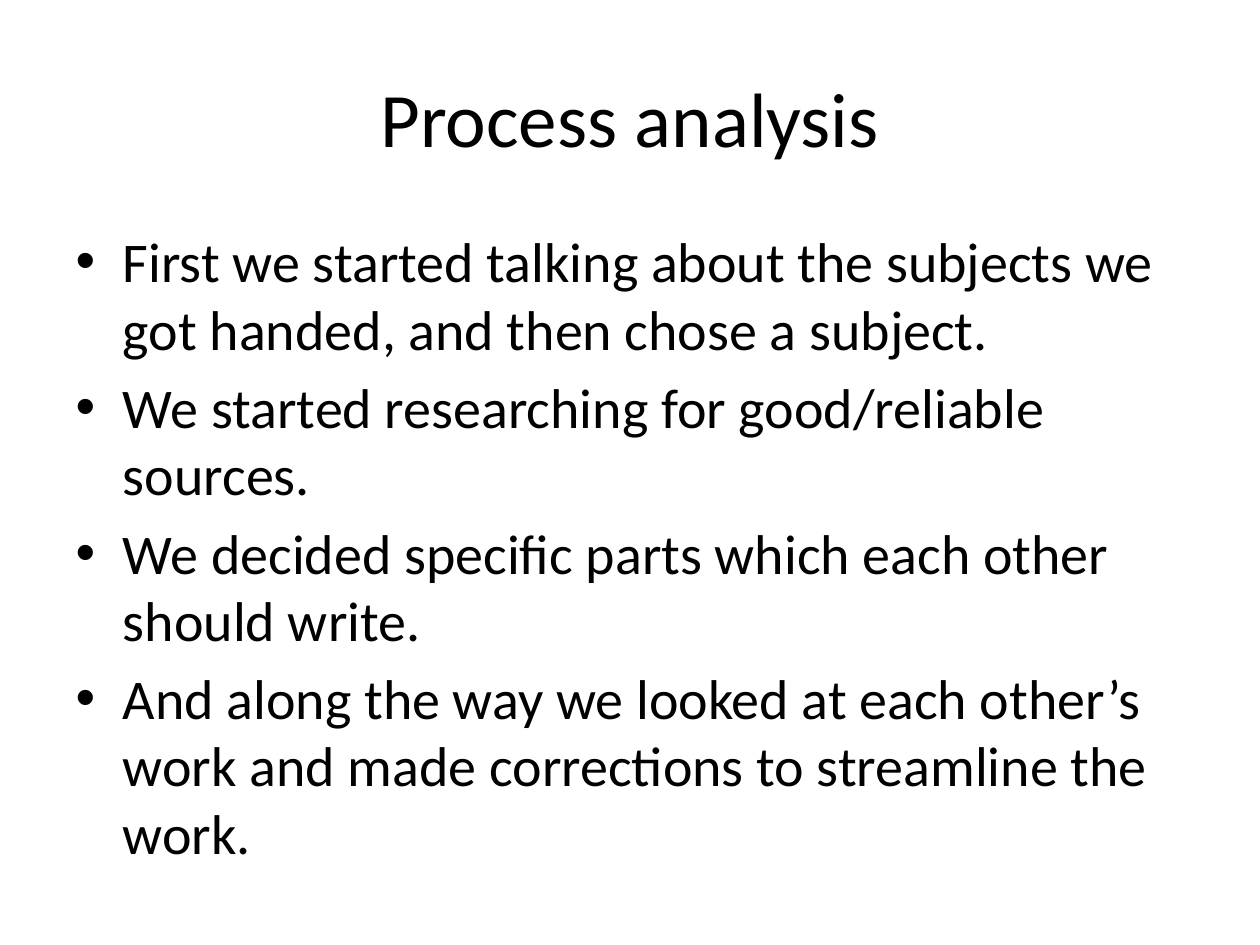
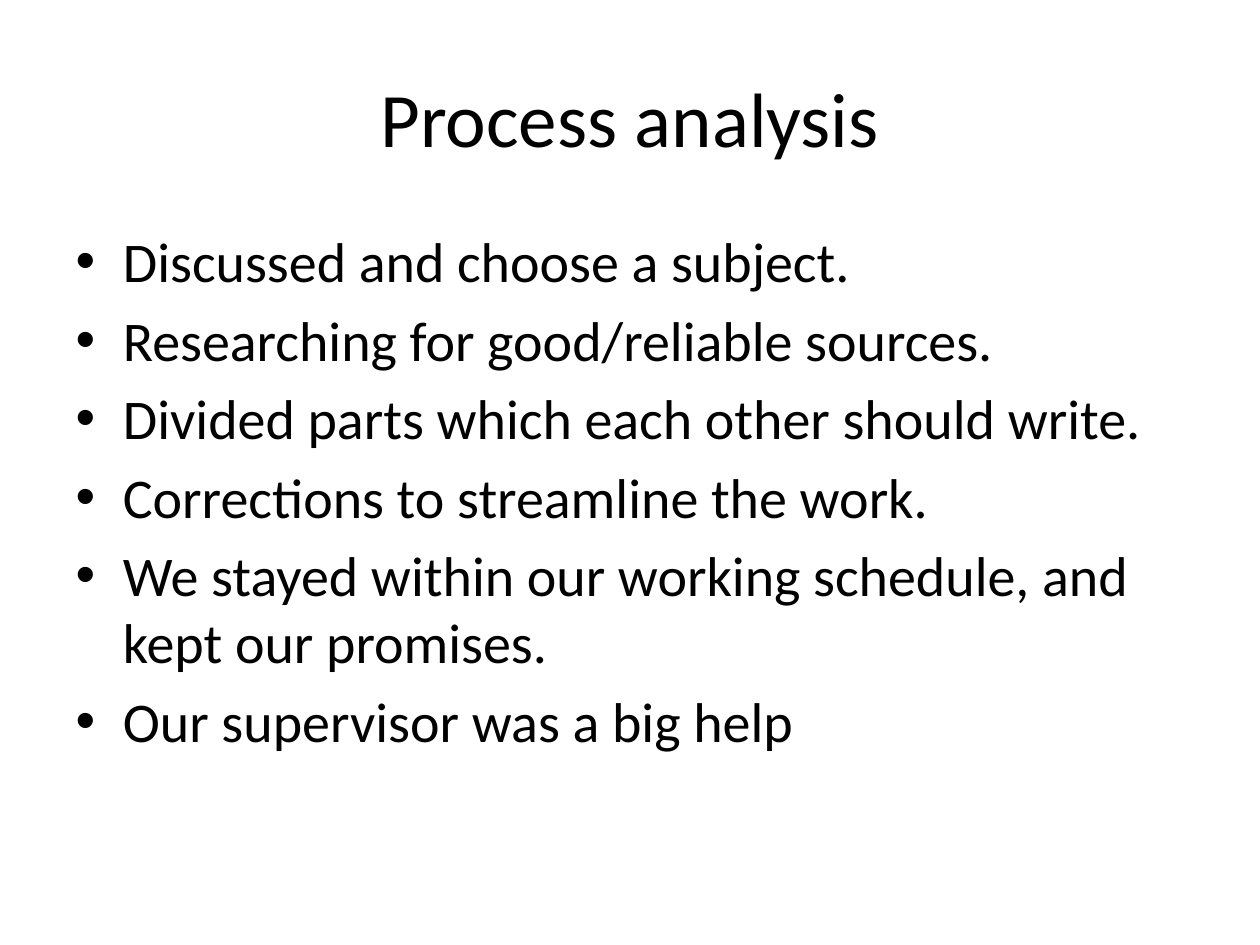
Before and after one commit to christianokeeffe/p0-uni, a slide deck: slide 3 of p0-uni/Power point/stefan.pptx. Drawn at 1260x945 pixels with LibreOffice and Linux fonts; fonts in the diff are those of the drawing. Boxes give left, top, right and bottom in pixels: in the first picture for what was removed or moved away, otherwise in the second. Text is boxed around its words. In the diff, an @@ line names an element or a change of style, - is before the commit and + after.

```diff
--- a/p0-uni/Power point/stefan.pptx
+++ b/p0-uni/Power point/stefan.pptx
@@ text at (x1=123, y1=243, x2=1140, y2=752): text changed @@
-• First we started talking about the subjects we got handed, and then chose a subject.
-• We started researching for good/reliable sources.
-• We decided specific parts which each other should write.
-• And along the way we looked at each other’s work and made corrections to streamline the work.
+• Discussed and choose a subject.
+• Researching for good/reliable sources.
+• Divided parts which each other should write.
+• Corrections to streamline the work.
+• We stayed within our working schedule, and kept our promises.
+• Our supervisor was a big help
```
Also in this commit, not shown: 2 other slides changed, 1 slide removed.
